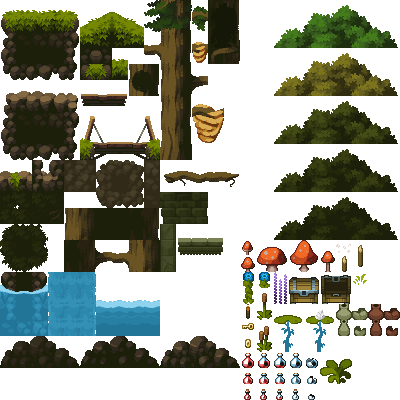
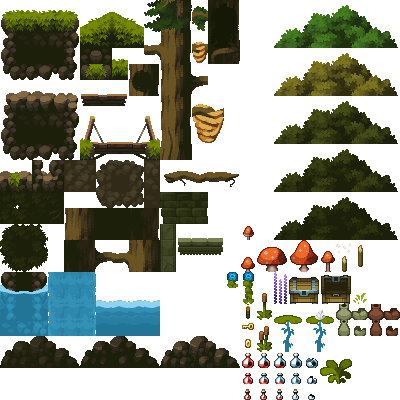
Two versions of the same layered image (400 × 400). Layer-by-layer changes:
added group "Tiles" (1st of 2) with 4 layers over bbox(227, 226, 367, 304)
added layer "Layer 12" in group "Tiles" over bbox(243, 226, 254, 240)
added layer "Layer 13" in group "Tiles" over bbox(227, 272, 238, 288)
added layer "Layer 14" in group "Tiles" over bbox(353, 293, 367, 304)
moved "Tiles" (2nd of 2, in "Tiles") into group "Tiles", painted on it over bbox(227, 226, 367, 304)
